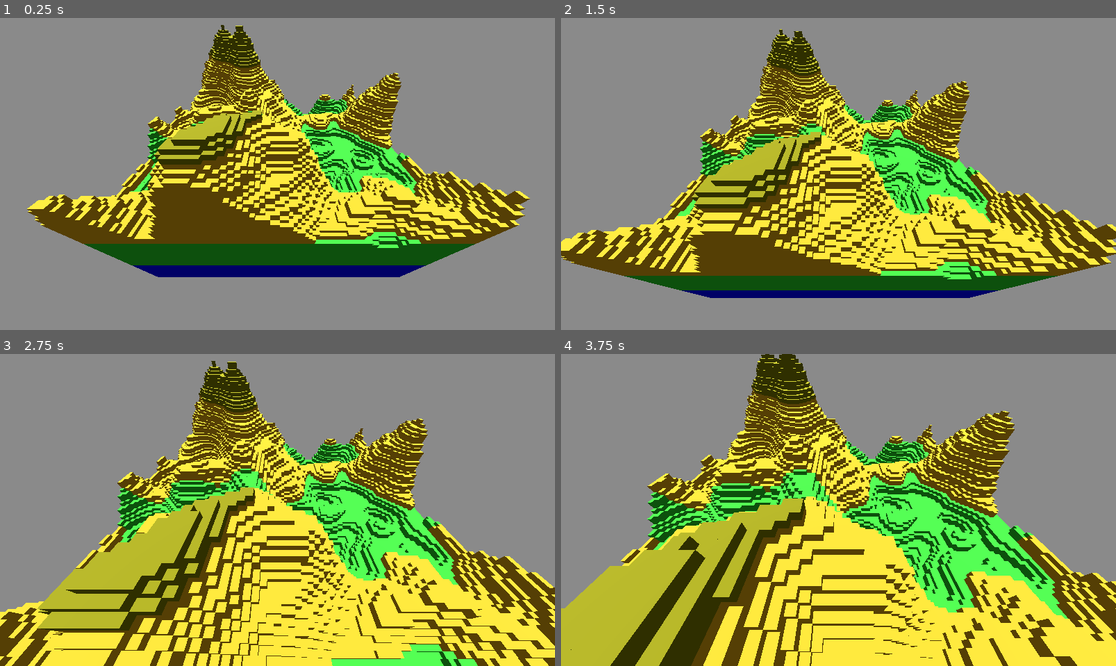
Above: before the commit, frames 1-4 (two rows, left to right).
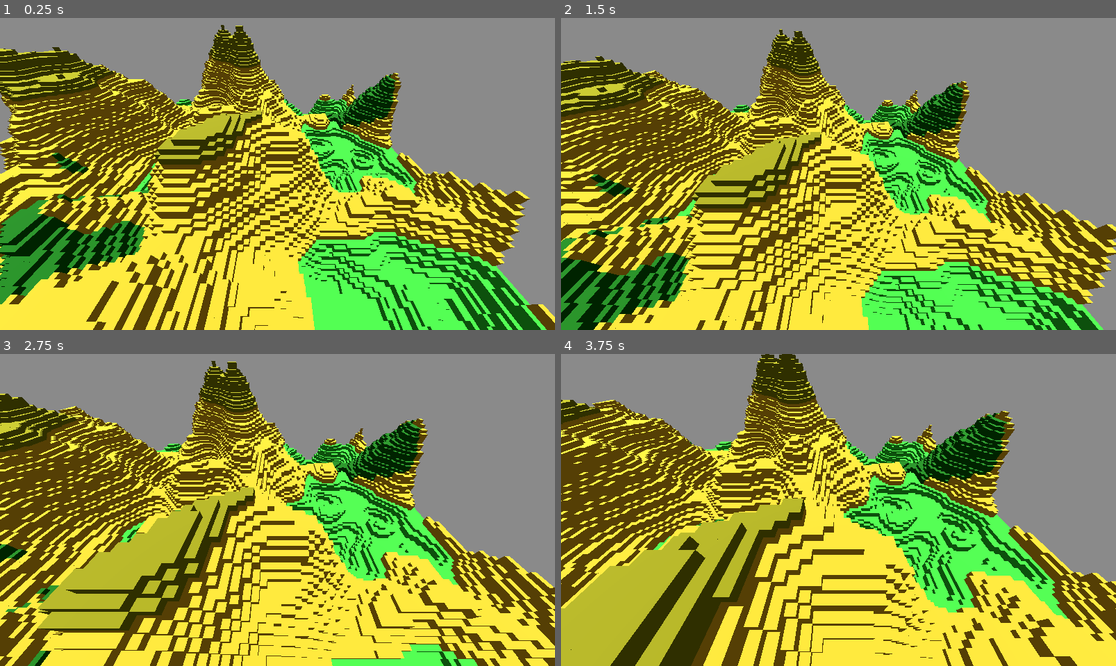
Above: after the commit, the same moments.

Repository: TalkingF/procedural-gen-testing
Game: Godot game, scene res://scenes/environment.tscn
Two runs of this game, one before a commit and one after it. Both use one fixed random seed, a clock stepped at 60 frames per second and the inputs below.
Inputs:
- Up to frame 1 (0.25 s): no input
- Up to frame 2 (1.5 s): tap Enter at 0.5 s; hold Space (rise) 0.53-1.28 s; hold W (move_forward) from 0.53 s (still down); tap Space (rise) at 1.35 s
- Up to frame 3 (2.75 s): keep holding W (move_forward); hold Space (rise) from 2.03 s (still down)
- Up to frame 4 (3.75 s): keep holding W (move_forward); release Space (rise) at 2.78 s; tap Space (rise) at 2.85 s; hold Space (rise) from 3.53 s (still down)

The runs differ from the first frame. In frame 1, 43% of the frame differs, in the area x 0-100%, y 9-100%; in frame 2, 34%; in frame 3, 16%; in frame 4, 15%.

Commit message:
fix banding of biome gen

Diff:
--- a/procedural-generation-testing/scenes/environment.tscn
+++ b/procedural-generation-testing/scenes/environment.tscn
@@ -22,6 +22,8 @@
 [node name="MultiMeshInstance3D" type="MultiMeshInstance3D" parent="." unique_id=115440080]
 multimesh = SubResource("MultiMesh_bc5iu")
 script = ExtResource("1_bc5iu")
+WIDTH = 150
+LENGTH = 150
 
 [node name="Camera3D" type="Camera3D" parent="." unique_id=1612100409]
 transform = Transform3D(1, 0, 0, 0, 1, 0, 0, 0, 1, 115, 75, 50)
--- a/procedural-generation-testing/scripts/construct_terrain.gd
+++ b/procedural-generation-testing/scripts/construct_terrain.gd
@@ -36,11 +36,11 @@
 				if elevation_map[x][z] >= y:
 					cnt += 1
 					set_instance_position(x,y_int,z)
-					set_instance_colour(y, moisture_map[x][y])
+					set_instance_colour(y, moisture_map[x][z])
 				elif y < WATER_HEIGHT:
 					cnt += 1
 					set_instance_position(x,y_int,z)
-					set_instance_colour(y, moisture_map[x][y])
+					set_instance_colour(y, moisture_map[x][z])
 
 # Inserts cube into multimesh
 func set_instance_position(x: int, y: int, z: int) -> void:
--- a/procedural-generation-testing/scripts/debug_camera.gd
+++ b/procedural-generation-testing/scripts/debug_camera.gd
@@ -12,7 +12,6 @@
 
 # Called every frame. 'delta' is the elapsed time since the previous frame.
 func _process(delta: float) -> void:
-	#print(position.y)
 
 	if Input.is_action_just_pressed("toggle_capture"):
 		if captured:
--- a/procedural-generation-testing/scripts/moisture_generation.gd
+++ b/procedural-generation-testing/scripts/moisture_generation.gd
@@ -7,8 +7,9 @@
 func _init() -> void:
 	_noise_gen = FastNoiseLite.new()
 	_noise_gen.noise_type = FastNoiseLite.TYPE_PERLIN
-	_noise_gen.fractal_type = FastNoiseLite.FRACTAL_NONE
-	_noise_gen.frequency = 0.01
+	_noise_gen.fractal_type = FastNoiseLite.FRACTAL_FBM
+	_noise_gen.frequency = 0.008
+	_noise_gen.seed = randi()
 
 # Clear and resizes moisture map in preperation of use
 func size_map(width: int, length: int) -> void:
@@ -20,9 +21,9 @@
 # Generates an moisture map for the desired width and length
 func gen_moisture(width: int, length: int) -> Array[PackedFloat32Array]:
 	size_map(width, length)
-	for x in range(length):
-		for y in range(width):
+	for y in range(length):
+		for x in range(width):
 			var height = _noise_gen.get_noise_2d(x, y)
 			height = (height + 1.0) * 0.5
-			_moisture_map[x][y] = height
+			_moisture_map[y][x] = height
 	return _moisture_map
